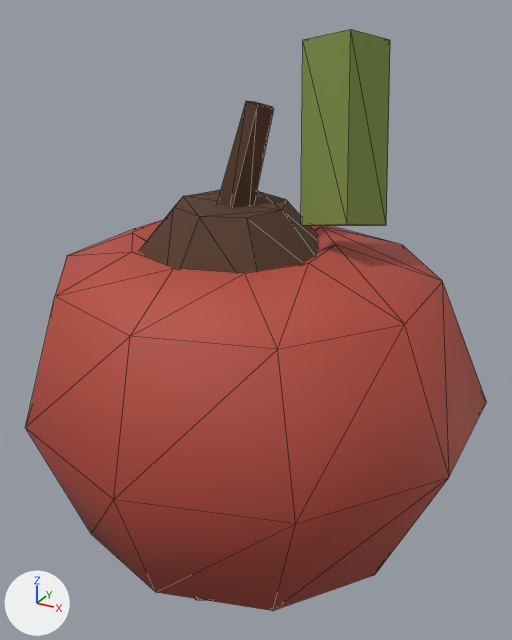
The glTF model public/assets/models/item_apple_a.glb, before and after one commit.
Both versions are drawn from a 50 mm camera at (0.0871, -0.1457, 0.0953) aimed at (0.0059, 0.0019, 0.0215). Every picture has the same lights, and +X, +Y and +Z are marked at lower left. The picture after the commit comes second. Mesh edges are drawn as thin lines. Where no turn or scale is listed for an object, it has been applied to the vertices. Vertices at exactly the same position are counted once.

Names of what the first picture shows: 'apple_body', 'apple_calyx', 'apple_leaf'.
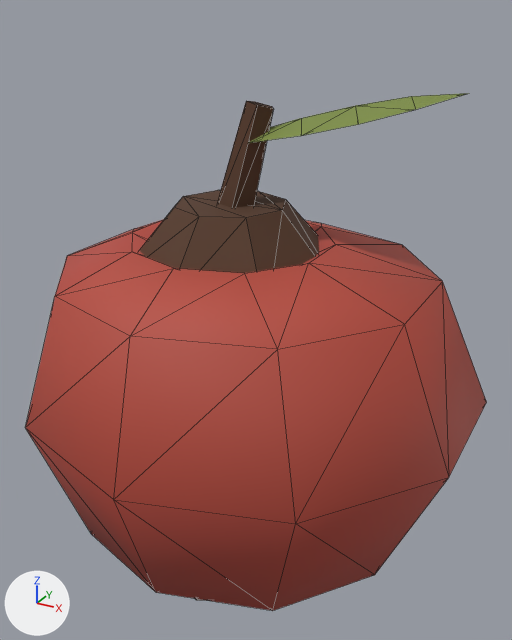
Edits to the bpy script that builds the scene:
```text
Change me_apple_leaf_mesh:
    used by ob_apple_leaf; parent = ob_item_apple_a_root; location = (0.0242, 0.0103, 0.07); scale = (0.0212, 0.0212, 0.0212)
    verts and faces of me_apple_leaf_mesh; kept vertices keep their numbers, new ones are numbered from 6
    before: 0 (-0.27, -0.44, -1.0) at pixel (300, 225), 1 (0.56, 0.0, -1.0) at pixel (386, 225), 2 (0.31, -0.54, -0.88) at pixel (347, 224), 3 (-0.56, 0.1, 0.88) at pixel (302, 39), 4 (0.02, 0.0, 1.0) at pixel (350, 29)
    before: 5 (0.27, 0.54, 0.88) at pixel (390, 39)
    remove me_apple_leaf_mesh.from_pydata(...)  # 6 vertices, 8 faces; spans x -0.56..0.56, y -0.54..0.54, z -1.0..1.0
    add me_apple_leaf_mesh.from_pydata(...)  # 17 vertices, 30 faces; spans x -1.0..1.0, y -0.55..0.55, z -0.24..0.24
    me_apple_leaf_mesh part 1
    add delete_vertices([*range(0, 6)])  # with the faces that use them
    me_apple_leaf_mesh part 2
    17 vertices are added at x -1.0..1.0, y -0.55..0.55, z -0.24..0.24
    30 new faces join them
Change ob_apple_leaf:
    ob_apple_leaf.location: (0.0242, 0.0103, 0.07) -> (0.0257, 0.0112, 0.0724)
    ob_apple_leaf.scale: (0.0212, 0.0212, 0.0212) -> (0.0233, 0.0233, 0.0233)
```

Boxes (x1, y1, x2, y2) around the edits, measured in the pictures (512 x 640 px):
'apple_leaf', reshaped, moved, rescaled (144% wider, 74% shorter): before (301, 29, 390, 225); after (249, 93, 468, 143)
part 1 of me_apple_leaf_mesh, deleted (green): before (301, 29, 390, 225)
part 2 of me_apple_leaf_mesh, added (green): after (249, 93, 468, 143)
